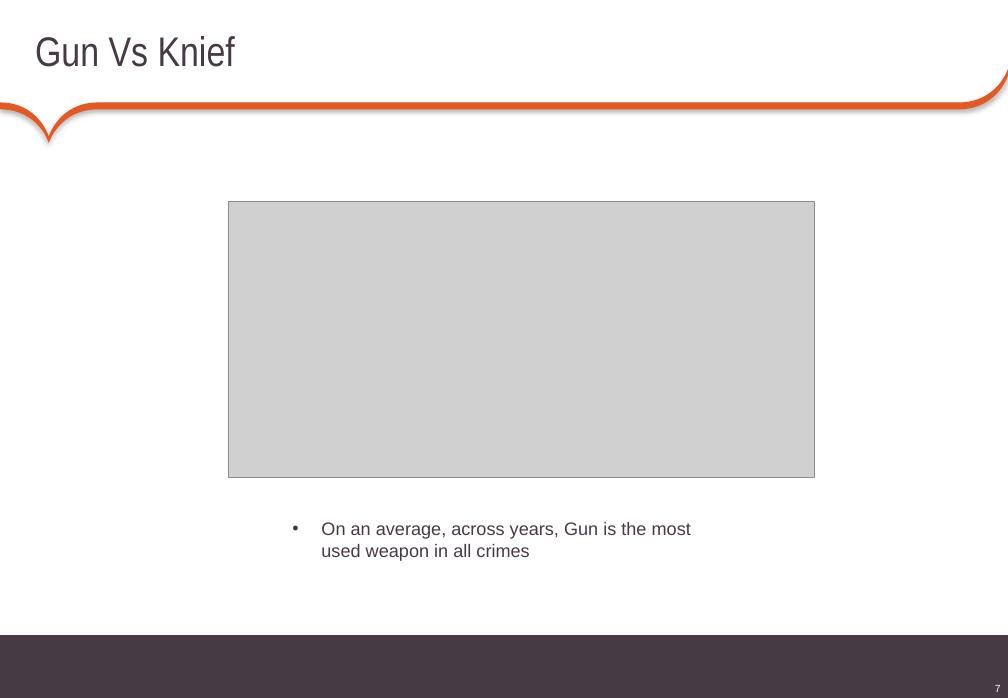
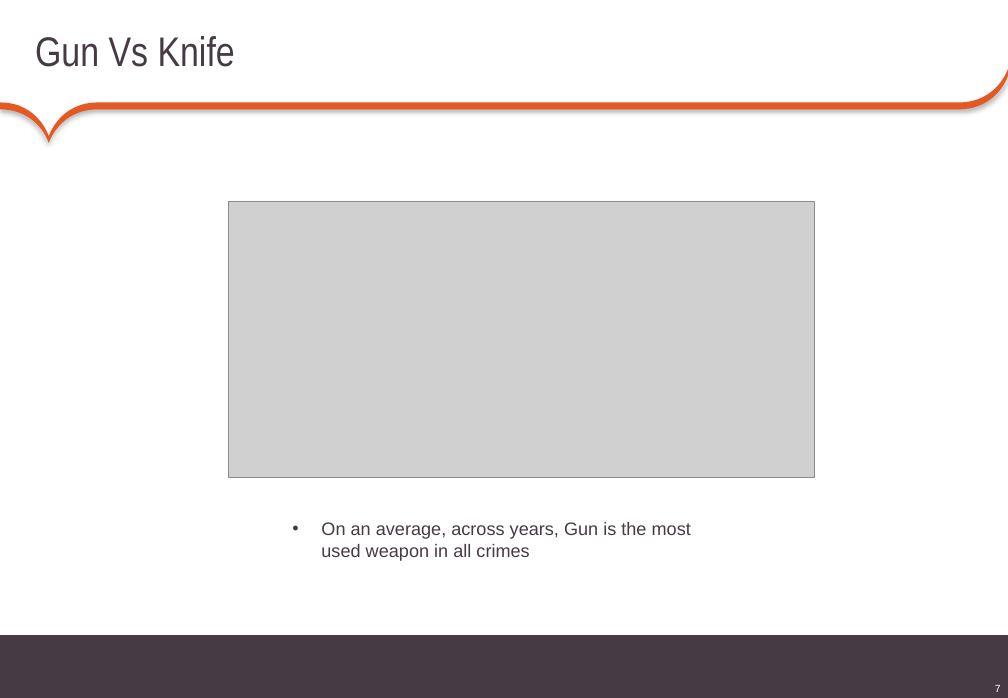
Before and after one commit to komalac/DC-Metro-Crime-data-analytics, a slide deck: slide 7 of CRIME DATA ANALYSIS (DC).pptx. Drawn at 1008x698 pixels with LibreOffice and Linux fonts; fonts in the diff are those of the drawing; grey boxes stand for pictures. Boxes give left, top, right and bottom in pixels: in the first picture for what was removed or moved away, otherwise in the second. Text is boxed around its words. In the diff, an @@ line names an element or a change of style, - is before the commit and + after.

```diff
--- a/CRIME DATA ANALYSIS (DC).pptx
+++ b/CRIME DATA ANALYSIS (DC).pptx
@@ title at (35, 36, 235, 67): text changed @@
-Gun Vs Knief
+Gun Vs Knife
```
Also in this commit, not shown: 1 other file.
